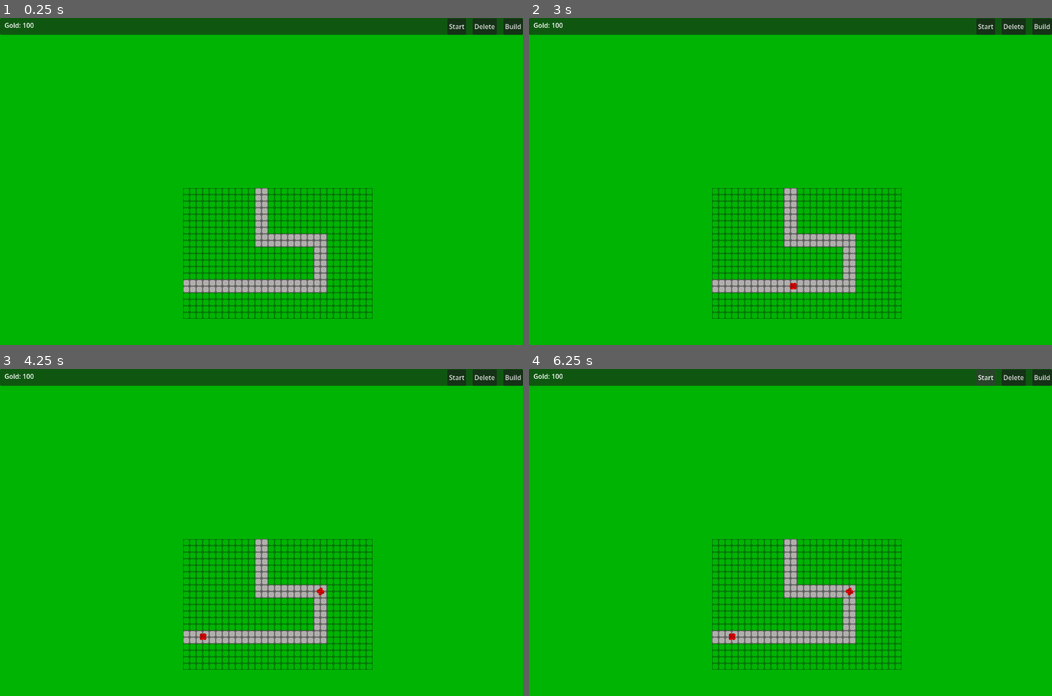
Above: before the commit, frames 1-4 (two rows, left to right).
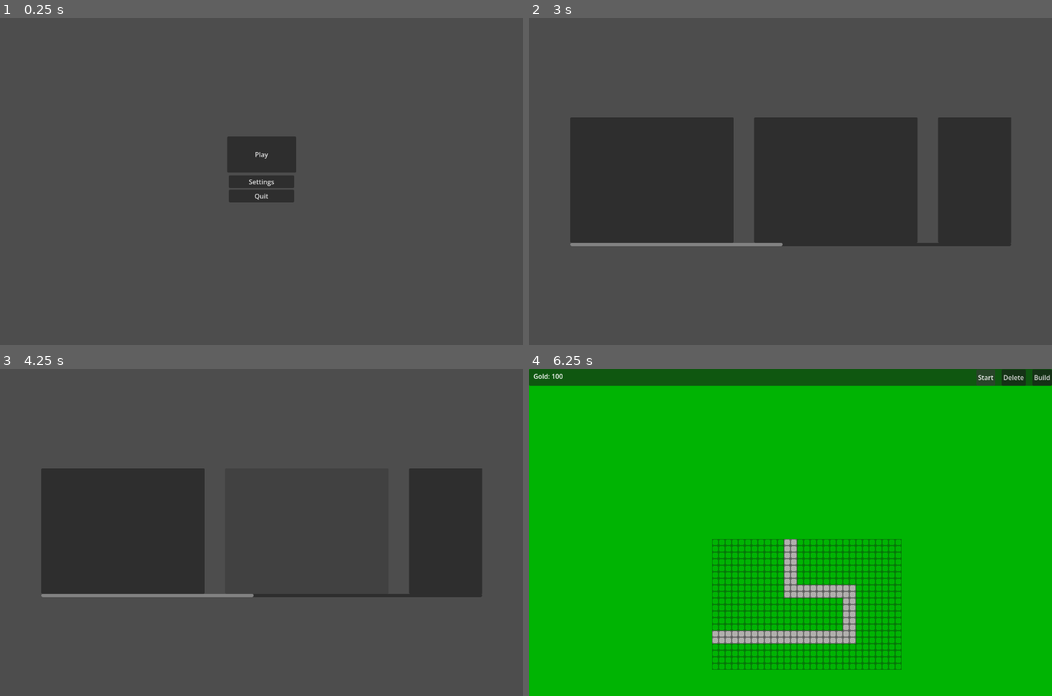
Above: after the commit, the same moments.

Repository: FrameXX/game-jam-02-2026
Game: Godot game, scene res://scenes/main_menu.tscn
Two runs of this game, one before a commit and one after it. Both use one fixed random seed, a clock stepped at 60 frames per second and the inputs below. Before the commit the project starts from res://scenes/game.tscn.
Inputs (mouse positions are in pixels of both pictures, inside the frame that each line leads up to):
- Up to frame 1 (0.25 s): no input
- Up to frame 2 (3 s): click (790, 181) at 0.5 s, where only the run after the commit has a clickable "Settings"; click (984, 27) at 1.25 s, where only the run before the commit has a clickable "Start"; click (984, 27) at 2 s, where only the run before the commit has a clickable "Start"; click (790, 155) at 2.75 s, where only the run after the commit has a clickable "Play"
- Up to frame 3 (4.25 s): click (308, 532) at 3.52 s
- Up to frame 4 (6.25 s): click (1020, 532) at 4.27 s; click (649, 532) at 5.02 s; click "Start" at 5.75 s

The runs differ from the first frame. In frame 1, 100% of the frame differs, in the area x 0-100%, y 0-100%; in frame 2, 100%; in frame 3, 100%; in frame 4, less than 0.1%.

Commit message:
Added main menu

Diff:
--- a/project.godot
+++ b/project.godot
@@ -11,7 +11,7 @@
 [application]
 
 config/name="Game Jam"
-run/main_scene="uid://dsv1yaispraxf"
+run/main_scene="uid://houtj6vtko84"
 config/features=PackedStringArray("4.6", "Forward Plus")
 config/icon="res://icon.svg"
 
--- /dev/null
+++ b/scenes/level_menu.gd
@@ -0,0 +1,15 @@
+extends Node2D
+
+
+# Called when the node enters the scene tree for the first time.
+func _ready() -> void:
+	pass # Replace with function body.
+
+
+# Called every frame. 'delta' is the elapsed time since the previous frame.
+func _process(delta: float) -> void:
+	pass
+
+
+func _on_level1_pressed() -> void:
+	get_tree().change_scene_to_file("res://scenes/game.tscn")
--- /dev/null
+++ b/scenes/level_menu.tscn
@@ -0,0 +1,62 @@
+[gd_scene format=3 uid="uid://8wof5o58fbdb"]
+
+[ext_resource type="Script" uid="uid://bjtc8tsofjkci" path="res://scenes/level_menu.gd" id="1_yl4fo"]
+
+[node name="LevelMenu" type="Node2D" unique_id=1435029209]
+script = ExtResource("1_yl4fo")
+
+[node name="CanvasLayer" type="CanvasLayer" parent="." unique_id=1154686119]
+
+[node name="Control" type="Control" parent="CanvasLayer" unique_id=1627930855]
+layout_mode = 3
+anchors_preset = 15
+anchor_right = 1.0
+anchor_bottom = 1.0
+grow_horizontal = 2
+grow_vertical = 2
+
+[node name="ScrollContainer" type="ScrollContainer" parent="CanvasLayer/Control" unique_id=1487708700]
+layout_mode = 1
+anchors_preset = 8
+anchor_left = 0.5
+anchor_top = 0.5
+anchor_right = 0.5
+anchor_bottom = 0.5
+offset_left = -539.5
+offset_top = -157.5
+offset_right = 539.5
+offset_bottom = 157.5
+grow_horizontal = 2
+grow_vertical = 2
+vertical_scroll_mode = 0
+
+[node name="HBoxContainer" type="HBoxContainer" parent="CanvasLayer/Control/ScrollContainer" unique_id=1188124098]
+layout_mode = 2
+size_flags_horizontal = 4
+size_flags_vertical = 3
+theme_override_constants/separation = 50
+
+[node name="level1" type="Button" parent="CanvasLayer/Control/ScrollContainer/HBoxContainer" unique_id=1121426369]
+custom_minimum_size = Vector2(400, 0)
+layout_mode = 2
+
+[node name="Button2" type="Button" parent="CanvasLayer/Control/ScrollContainer/HBoxContainer" unique_id=1625136041]
+custom_minimum_size = Vector2(400, 0)
+layout_mode = 2
+
+[node name="Button3" type="Button" parent="CanvasLayer/Control/ScrollContainer/HBoxContainer" unique_id=1246492795]
+custom_minimum_size = Vector2(400, 0)
+layout_mode = 2
+
+[node name="Button4" type="Button" parent="CanvasLayer/Control/ScrollContainer/HBoxContainer" unique_id=299402760]
+custom_minimum_size = Vector2(400, 0)
+layout_mode = 2
+
+[node name="Button5" type="Button" parent="CanvasLayer/Control/ScrollContainer/HBoxContainer" unique_id=133943776]
+custom_minimum_size = Vector2(400, 0)
+layout_mode = 2
+
+[node name="Button6" type="Button" parent="CanvasLayer/Control/ScrollContainer/HBoxContainer" unique_id=1228659302]
+layout_mode = 2
+
+[connection signal="pressed" from="CanvasLayer/Control/ScrollContainer/HBoxContainer/level1" to="." method="_on_level1_pressed"]
--- /dev/null
+++ b/scenes/main_menu.gd
@@ -0,0 +1,12 @@
+extends Control
+
+func _on_play_pressed() -> void:
+	get_tree().change_scene_to_file("res://scenes/level_menu.tscn")
+
+
+func _on_settings_pressed() -> void:
+	pass # Replace with function body.
+
+
+func _on_quit_pressed() -> void:
+	get_tree().quit()
--- /dev/null
+++ b/scenes/main_menu.tscn
@@ -0,0 +1,58 @@
+[gd_scene format=3 uid="uid://houtj6vtko84"]
+
+[ext_resource type="Script" uid="uid://ctnqft28rh3nj" path="res://scenes/main_menu.gd" id="1_l6cm7"]
+
+[node name="MainMenu" type="Node2D" unique_id=590966536]
+
+[node name="MenuCanvas" type="CanvasLayer" parent="." unique_id=1930853922]
+
+[node name="ButtonControl" type="Control" parent="MenuCanvas" unique_id=1927051413]
+layout_mode = 3
+anchors_preset = 15
+anchor_right = 1.0
+anchor_bottom = 1.0
+grow_horizontal = 2
+grow_vertical = 2
+script = ExtResource("1_l6cm7")
+
+[node name="Play" type="Button" parent="MenuCanvas/ButtonControl" unique_id=1310650645]
+layout_mode = 1
+anchors_preset = -1
+anchor_left = 0.43398437
+anchor_top = 0.3625
+anchor_right = 0.5660156
+anchor_bottom = 0.4728125
+grow_horizontal = 2
+grow_vertical = 2
+size_flags_vertical = 3
+text = "Play"
+metadata/_edit_use_anchors_ = true
+
+[node name="Settings" type="Button" parent="MenuCanvas/ButtonControl" unique_id=245989327]
+layout_mode = 1
+anchors_preset = -1
+anchor_left = 0.4375
+anchor_top = 0.480625
+anchor_right = 0.5625
+anchor_bottom = 0.519375
+offset_bottom = -3.0517578e-05
+grow_horizontal = 2
+grow_vertical = 2
+size_flags_vertical = 3
+text = "Settings"
+metadata/_edit_use_anchors_ = true
+
+[node name="Quit" type="Button" parent="MenuCanvas/ButtonControl" unique_id=1812567097]
+layout_mode = 0
+anchor_left = 0.4375
+anchor_top = 0.524375
+anchor_right = 0.5625
+anchor_bottom = 0.563125
+offset_top = -3.0517578e-05
+size_flags_vertical = 3
+text = "Quit"
+metadata/_edit_use_anchors_ = true
+
+[connection signal="pressed" from="MenuCanvas/ButtonControl/Play" to="MenuCanvas/ButtonControl" method="_on_play_pressed"]
+[connection signal="pressed" from="MenuCanvas/ButtonControl/Settings" to="MenuCanvas/ButtonControl" method="_on_settings_pressed"]
+[connection signal="pressed" from="MenuCanvas/ButtonControl/Quit" to="MenuCanvas/ButtonControl" method="_on_quit_pressed"]
Not shown, added: scenes/level_menu.gd.uid
Not shown, added: scenes/main_menu.gd.uid
